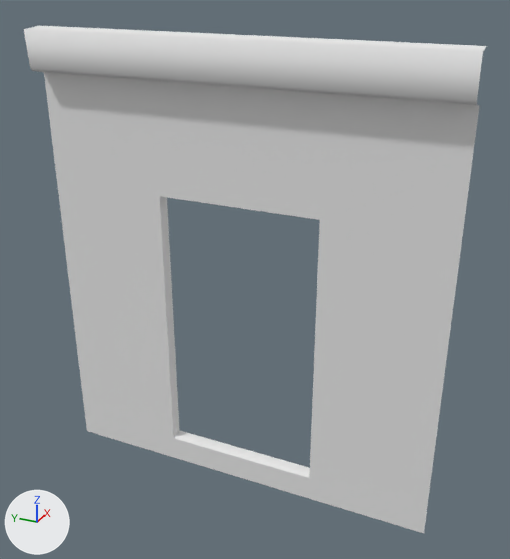
One commit to the FBX model Source/Assets/Models/Axel/Modular/Int_DoorMid.fbx: the scene before it, then after it.
The view is the same before and after, from a camera (50 mm lens) standing at (-4.21, -3.49, 3.85) and looking at (-0.04, -1.62, 1.76). Arrows for +X, +Y and +Z are at lower left; the lights stay in place. Where no turn or scale is listed for an object, it has been applied to the vertices. Vertices at the same position are counted once.

The first picture shows 'Int_DoorMid'.
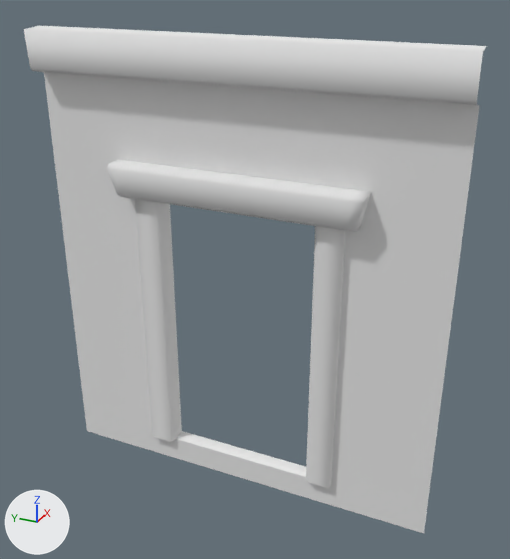
Location of each change, [x1, y1, x2, y2] in pixels of the pictures (510 x 559 px):
part 1 of me_cube_142, added
    after: [107, 160, 371, 232]
part 2 of me_cube_142, added
    after: [135, 199, 182, 441]
part 3 of me_cube_142, added
    after: [306, 226, 345, 488]

Patch to the scene script:
```diff
--- a/Source/Assets/Models/Axel/Modular/Int_DoorMid.fbx.py
+++ b/Source/Assets/Models/Axel/Modular/Int_DoorMid.fbx.py
@@ me_cube_142 @@
 # used by ob_int_doormid; location = (0.0, 0.0, 0.0)
-me_cube_142.from_pydata(...)  # 92 vertices, 79 faces; spans x -0.25..0.0, y -3.0..0.0, z 0.0..3.41
+me_cube_142.from_pydata(...)  # 164 vertices, 127 faces; spans x -0.25..0.0, y -3.0..0.0, z 0.0..3.41
+# me_cube_142 part 1: a new loose piece of 32 vertices spanning x -0.25..0.0, y -2.43..-0.57, z 2.29..2.53, in mat_mat_environment (white #e7e7e7)
+# me_cube_142 part 2: a new loose piece of 20 vertices spanning x -0.15..0.0, y -0.92..-0.72, z 0.2..2.29, in mat_mat_environment (white #e7e7e7)
+# me_cube_142 part 3: a new loose piece of 20 vertices spanning x -0.15..0.0, y -2.28..-2.08, z 0.2..2.29, in mat_mat_environment (white #e7e7e7)
 me_cube_142.materials.append(mat_mat_environment)
```
